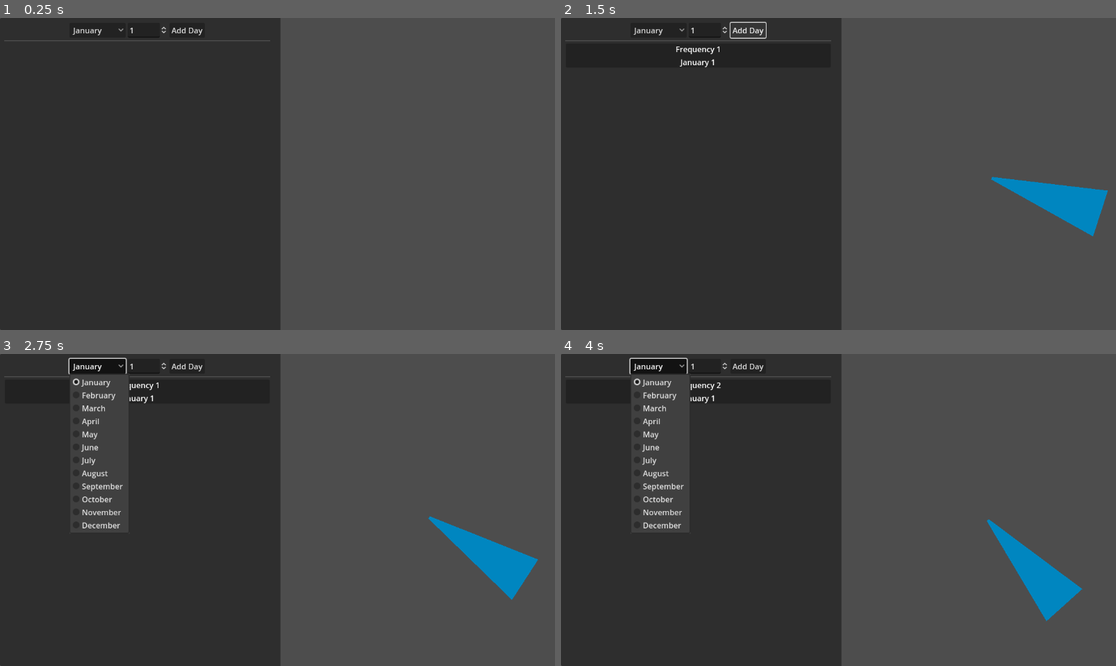
Above: before the commit, frames 1-4 (two rows, left to right).
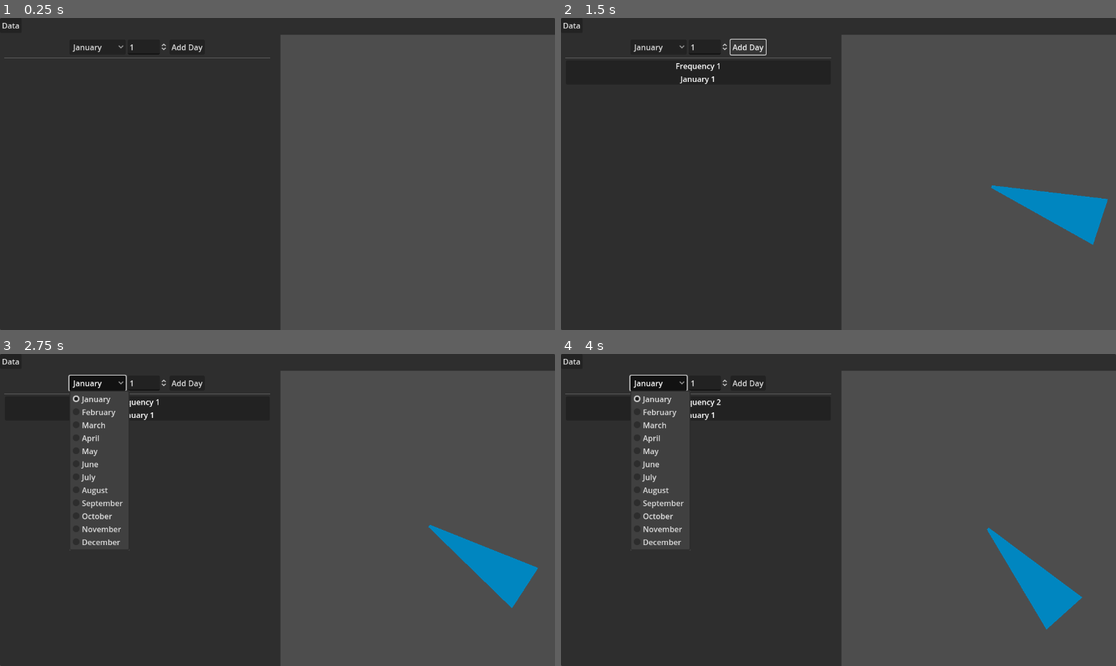
Above: after the commit, the same moments.

Repository: thecyberwraith/birthday-paradox
Game: Godot game, scene res://ui/main.tscn
Two runs of this game, one before a commit and one after it. Both use one fixed random seed, a clock stepped at 60 frames per second and the inputs below.
Inputs:
- Up to frame 1 (0.25 s): no input
- Up to frame 2 (1.5 s): click "January" at 0.5 s; click "Add Day" at 1.25 s
- Up to frame 3 (2.75 s): click "January" at 2 s
- Up to frame 4 (4 s): click "Add Day" at 2.75 s; click "January" at 3.5 s

The runs differ from the first frame. In frame 1, 3.2% of the frame differs, in the area x 0-100%, y 0-13%; in frame 2, 4.7%; in frame 3, 6.4%, in the area x 0-100%, y 0-82%; in frame 4, 6.3%.

Commit message:
Added dummy menu to main window.

Diff:
--- a/ui/main.gd
+++ b/ui/main.gd
@@ -9,12 +9,21 @@
 @onready var frequencyTable: FrequencyTable = $PanelContainer/HSplitContainer/MarginContainer/VBoxContainer/ScrollContainer/FrequencyTable
 @onready var fancyDisplay: FancyDateDisplay = $PanelContainer/HSplitContainer/FancyDateDisplay
 
+@onready var dataMenu: PopupMenu = $PanelContainer/MenuBar/Data
+
+enum DataMenuItems {Load=0, Save=1}
+
 signal new_day_set_found
 signal new_day_added
 
 func _ready() -> void:
 	month_option.item_selected.connect(_month_selected)
 	add_button.pressed.connect(_day_added)
+
+	for menuItem in DataMenuItems.keys():
+		dataMenu.add_item(menuItem, DataMenuItems[menuItem])
+
+	dataMenu.id_pressed.connect(on_data_menu_item_pressed)
 
 	var consumers = [frequencyTable, fancyDisplay]
 
@@ -61,3 +70,9 @@
 		)
 
 	return [ordered_days, day_counts]
+
+func on_data_menu_item_pressed(id: int):
+	if id == DataMenuItems.Load:
+		print('Loading from data...')
+	elif id == DataMenuItems.Save:
+		print('Saving to data...')
--- a/ui/main.tscn
+++ b/ui/main.tscn
@@ -13,7 +13,7 @@
 grow_vertical = 2
 script = ExtResource("1_jydcc")
 
-[node name="PanelContainer" type="PanelContainer" parent="."]
+[node name="Panel" type="Panel" parent="."]
 layout_mode = 1
 anchors_preset = 15
 anchor_right = 1.0
@@ -21,8 +21,23 @@
 grow_horizontal = 2
 grow_vertical = 2
 
+[node name="PanelContainer" type="VBoxContainer" parent="."]
+layout_mode = 1
+anchors_preset = 15
+anchor_right = 1.0
+anchor_bottom = 1.0
+grow_horizontal = 2
+grow_vertical = 2
+
+[node name="MenuBar" type="MenuBar" parent="PanelContainer"]
+layout_mode = 2
+size_flags_vertical = 0
+
+[node name="Data" type="PopupMenu" parent="PanelContainer/MenuBar"]
+
 [node name="HSplitContainer" type="HSplitContainer" parent="PanelContainer"]
 layout_mode = 2
+size_flags_vertical = 3
 
 [node name="MarginContainer" type="MarginContainer" parent="PanelContainer/HSplitContainer"]
 layout_mode = 2
